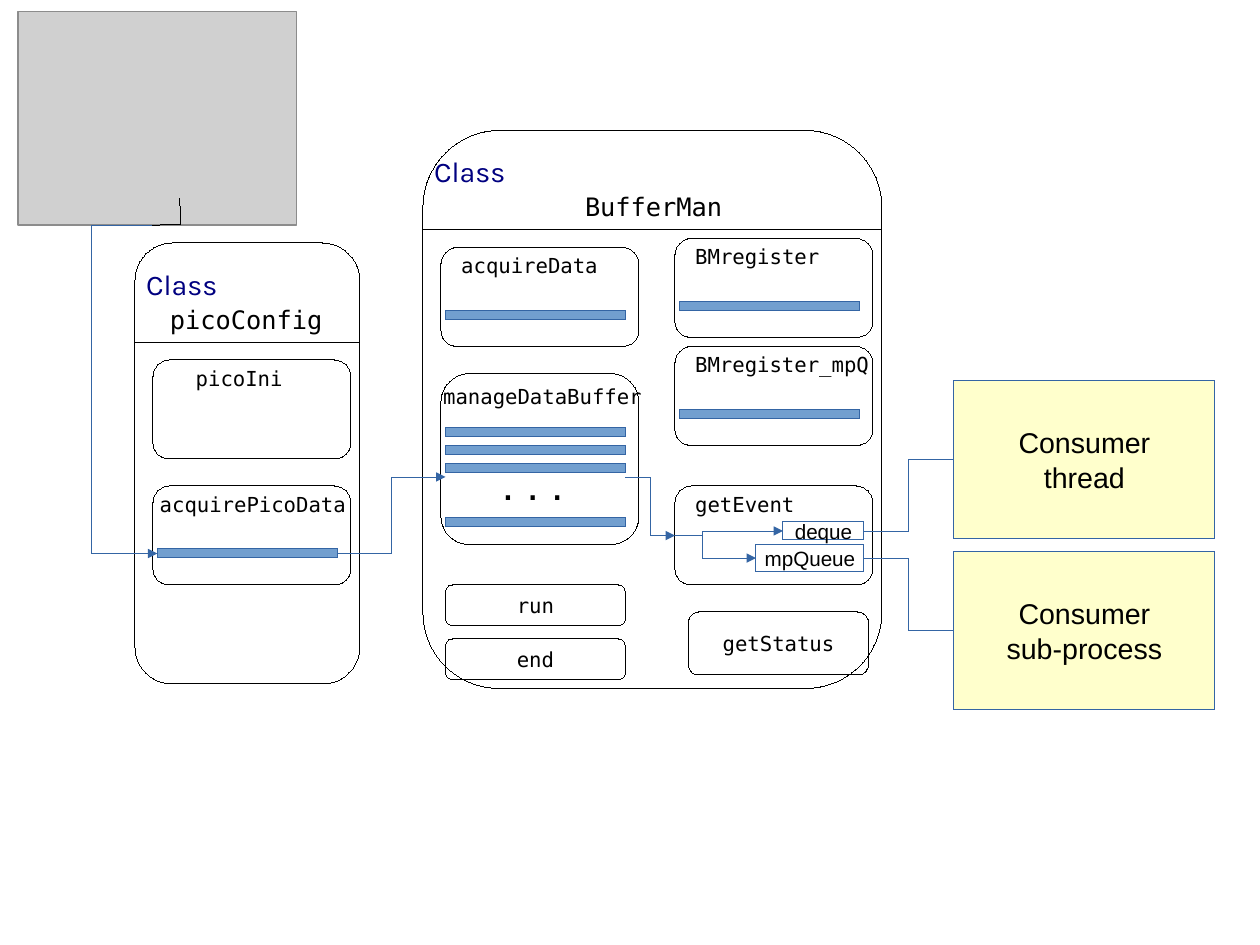
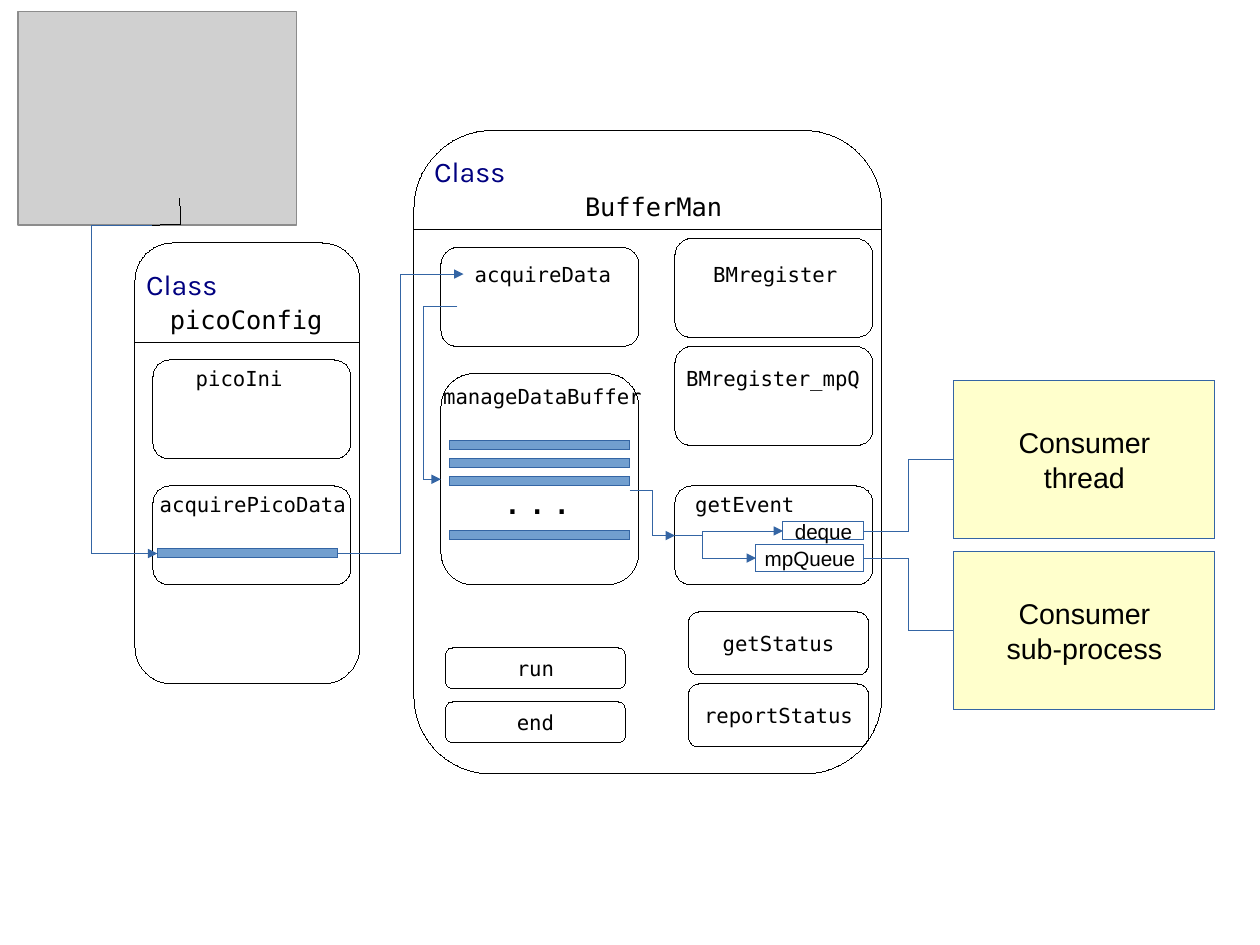
Before and after one commit to GuenterQuast/picoDAQ, a slide deck: slide 1 of doc/picodaqa_scheme.odp. Drawn at 1260x945 pixels with LibreOffice and Linux fonts; fonts in the diff are those of the drawing; grey boxes stand for pictures. Boxes give left, top, right and bottom in pixels: in the first picture for what was removed or moved away, otherwise in the second. Text is boxed around its words. In the diff, an @@ line names an element or a change of style, - is before the commit and + after.

```diff
--- a/doc/picodaqa_scheme.odp
+++ b/doc/picodaqa_scheme.odp
@@ rounded rectangle: place and size @@
-rounded rectangle at box(423, 130, 883, 688)
+rounded rectangle at box(414, 130, 882, 774)
@@ line moved from (423, 230) - (883, 230) to (414, 230) - (883, 230) @@
@@ text "acquireData": place and size @@
-text "acquireData" at box(461, 257, 597, 278)
+text "acquireData" at box(475, 266, 611, 287)
@@ text "BMregister": place and size @@
-text "BMregister" at box(695, 248, 819, 269)
+text "BMregister" at box(713, 266, 837, 287)
@@ elbow arrow moved from (337, 553) - (446, 477) to (337, 553) - (464, 274) @@
@@ elbow arrow added from (457, 305) to (441, 479), #3465A4 0 pt @@
@@ rectangle removed at box(446, 311, 625, 320) @@
@@ rectangle removed at box(679, 302, 859, 311) @@
@@ rounded rectangle: place and size @@
-rounded rectangle at box(441, 374, 639, 545)
+rounded rectangle at box(441, 374, 639, 585)
@@ text "BMregister_mpQ": place and size @@
-text "BMregister_mpQ" at box(695, 356, 869, 377)
+text "BMregister_mpQ" at box(686, 370, 860, 391)
@@ rectangle removed at box(679, 409, 859, 418) @@
@@ rectangle: place and size @@
-rectangle at box(446, 446, 625, 455)
+rectangle at box(450, 441, 630, 450)
@@ rectangle: place and size @@
-rectangle at box(446, 464, 625, 473)
+rectangle at box(450, 460, 630, 469)
@@ rectangle: place and size @@
-rectangle at box(446, 428, 625, 437)
+rectangle at box(450, 477, 630, 486)
@@ text ". . .": place and size @@
-text ". . ." at box(491, 450, 575, 511)
+text ". . ." at box(495, 464, 580, 525)
@@ elbow arrow moved from (625, 477) - (676, 536) to (630, 491) - (676, 536) @@
@@ rectangle: place and size @@
-rectangle at box(446, 518, 625, 527)
+rectangle at box(450, 532, 630, 541)
@@ rounded rectangle "run": place and size @@
-rounded rectangle "run" at box(446, 585, 625, 625)
+rounded rectangle "run" at box(446, 648, 625, 688)
@@ rounded rectangle added at box(688, 684, 868, 747), outline #000000 0 pt, 13 pt, text #000000 @@
+reportStatus
@@ rounded rectangle "end": place and size @@
-rounded rectangle "end" at box(446, 639, 625, 679)
+rounded rectangle "end" at box(446, 702, 625, 742)
```
Also in this commit, not shown: 5 other files.
